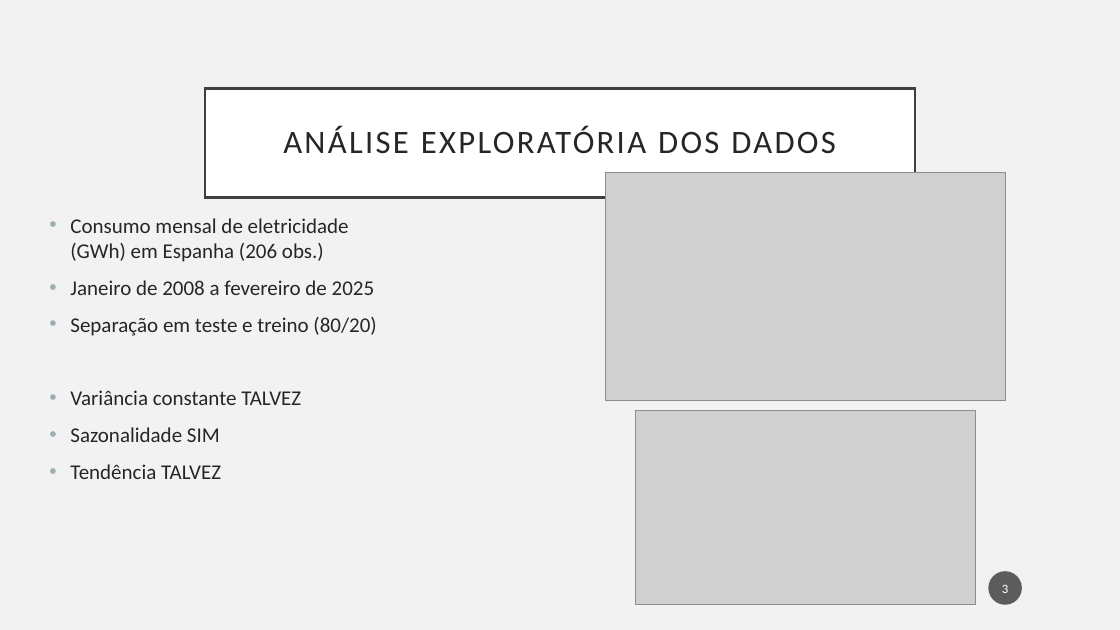
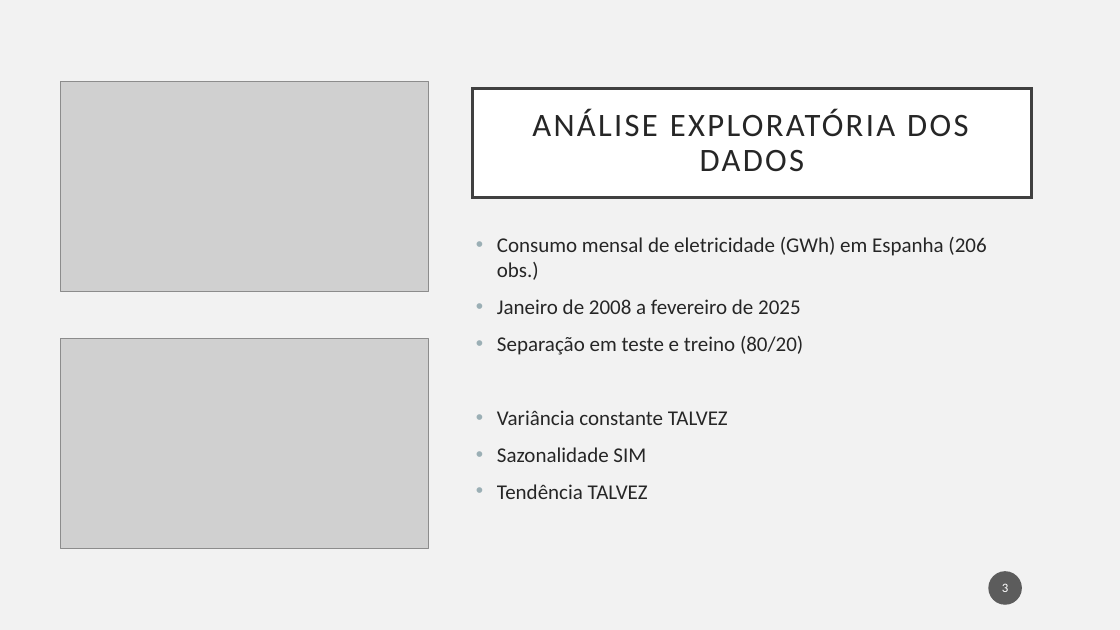
Before and after one commit to Hugoverissimo21/ElectricityForecastES, a slide deck: slide 3 of slides.pptx. Drawn at 1120x630 pixels with LibreOffice and Linux fonts; fonts in the diff are those of the drawing; grey boxes stand for pictures. Boxes give left, top, right and bottom in pixels: in the first picture for what was removed or moved away, otherwise in the second. Text is boxed around its words. In the diff, an @@ line names an element or a change of style, - is before the commit and + after.

Commit message:
minor changes + slides

```diff
--- a/slides.pptx
+++ b/slides.pptx
@@ picture: place and size @@
-picture at box(606, 172, 1005, 401)
+picture at box(60, 82, 429, 292)
@@ title "ANÁLISE EXPLORATÓRIA DOS DADOS": place and size @@
-title "ANÁLISE EXPLORATÓRIA DOS DADOS" at box(205, 88, 915, 197)
+title "ANÁLISE EXPLORATÓRIA DOS DADOS" at box(472, 88, 1032, 197)
@@ text "Consumo mensal de eletricidade (GWh) ..." rewrapped from box(70, 218, 376, 479) to box(497, 237, 986, 499) @@
@@ picture: place and size @@
-picture at box(636, 411, 975, 605)
+picture at box(60, 338, 429, 549)
```
Also in this commit, not shown: 1 slide added, 1 slide removed, 2 other files.
